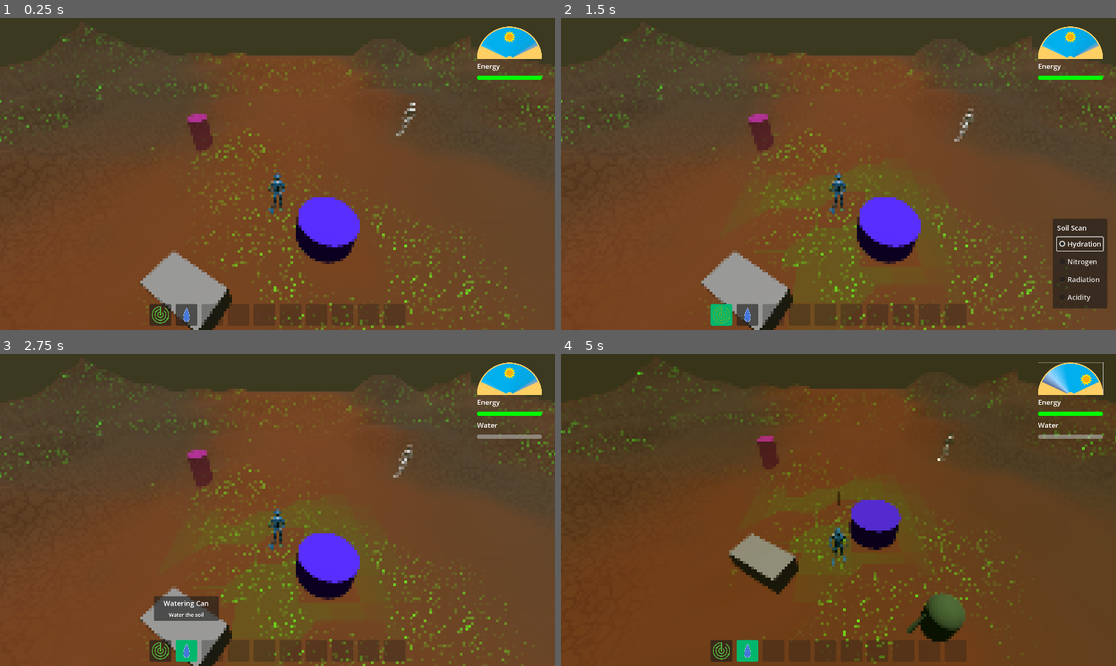
Above: before the commit, frames 1-4 (two rows, left to right).
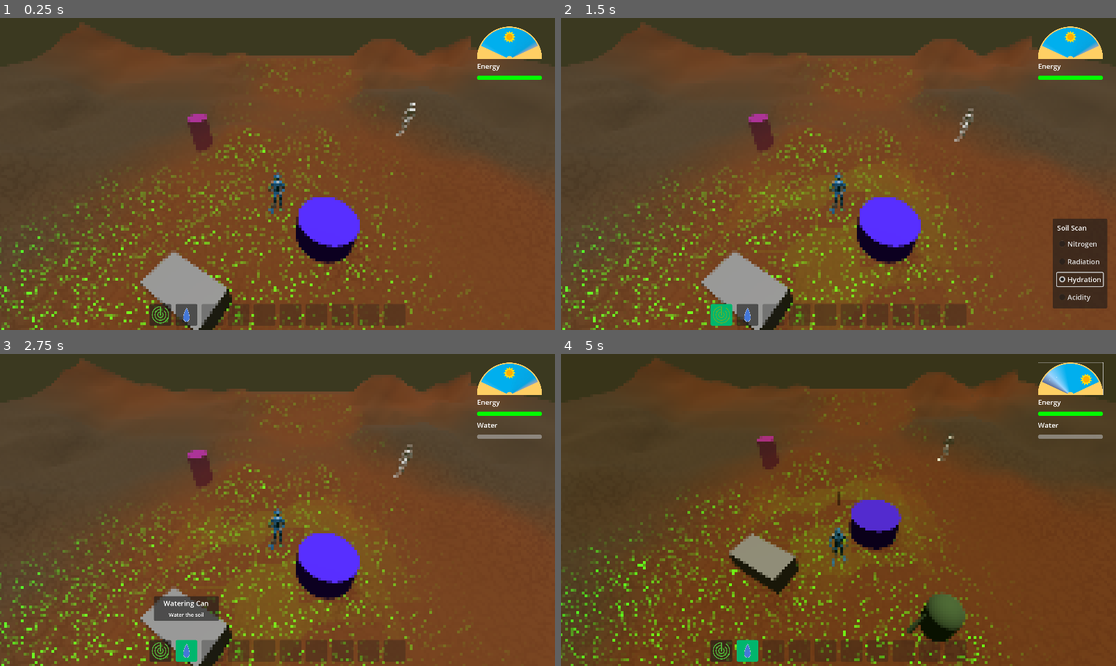
Above: after the commit, the same moments.

Repository: CapsCollective/sunflower
Game: Godot game, scene res://assets/common/scenes/game_world.tscn
The game is run twice, just before and just after one commit, with the same random seed, the same clock (stepped at 60 frames per second) and the same inputs.
Inputs (mouse positions are in pixels of both pictures, inside the frame that each line leads up to):
- Up to frame 1 (0.25 s): no input
- Up to frame 2 (1.5 s): click (721, 314) at 0.5 s; click "Hydration" at 1.25 s
- Up to frame 3 (2.75 s): click (188, 650) at 2.02 s
- Up to frame 4 (5 s): click (1071, 378) at 2.75 s; tap Enter at 3.5 s; move the mouse to (960, 494) at 3.52 s; press the mouse at (960, 494) at 3.53 s; hold D (move_right) 3.53-4.28 s; tap Space at 4.25 s; move the mouse to (727, 525) at 4.27 s; release the mouse at (727, 525) at 4.28 s; hold S (move_back) from 4.28 s (still down); tap Mouse wheel down (mouse_wheel_down) at 4.35 s

The runs differ from the first frame. In frame 1, 6.2% of the frame differs, in the area x 0-100%, y 3-100%; in frame 2, 6.5%; in frame 3, 6.2%; in frame 4, 6.7%, in the area x 0-100%, y 2-100%.

Commit message:
Shuffled order for grid attributes to use mnemonic values

Diff:
--- a/assets/common/scripts/game_manager.gd
+++ b/assets/common/scripts/game_manager.gd
@@ -18,9 +18,9 @@
 const crop_scn = preload("res://assets/crops/scenes/crop.tscn")
 
 const soil_attr_labels = {
-	SoilAttr.HYDRATION: "Hydration",
 	SoilAttr.NITROGEN: "Nitrogen",
 	SoilAttr.RADIATION: "Radiation",
+	SoilAttr.HYDRATION: "Hydration",
 	SoilAttr.ACIDITY: "Acidity"
 }
 
@@ -70,9 +70,9 @@
 
 #region Grid
 enum SoilAttr {
-	HYDRATION,
 	NITROGEN,
 	RADIATION,
+	HYDRATION,
 	ACIDITY
 }
 
@@ -111,11 +111,11 @@
 	var grid_attr_image: Image = Image.create(grid.width, grid.height, true, Image.FORMAT_RGBA8)
 	for x in range(lower_bounds.x, upper_bounds.x):
 		for y in range(lower_bounds.y, upper_bounds.y):
-			var color = Color(1,1,0)
+			var color = Color(1,1,0, 1)
 			var point = Vector2i(x,y)
 			if not grid.disabled_cells.has(point):
 				var val = soil_attrs[point]
-				color = Color(val[SoilAttr.HYDRATION], val[SoilAttr.NITROGEN], val[SoilAttr.RADIATION])
+				color = Color(val[SoilAttr.NITROGEN], val[SoilAttr.RADIATION], val[SoilAttr.HYDRATION], val[SoilAttr.ACIDITY])
 			grid_attr_image.set_pixel(x - lower_bounds.x, y - lower_bounds.y, color)
 	var grid_image_texture = ImageTexture.create_from_image(grid_attr_image)
 	RenderingServer.global_shader_parameter_set("grid_attributes", grid_image_texture)
@@ -127,9 +127,9 @@
 	for x in range(lower_bounds.x, upper_bounds.x):
 		for y in range(lower_bounds.y, upper_bounds.y):
 			map[Vector2i(x,y)] = {
-				SoilAttr.HYDRATION: 0.6,
 				SoilAttr.NITROGEN: 0.8,
 				SoilAttr.RADIATION: 0.3,
+				SoilAttr.HYDRATION: 0.6,
 				SoilAttr.ACIDITY: 0.5,
 			}
 	return map
--- a/assets/debug/game/scripts/debug_section_game.gd
+++ b/assets/debug/game/scripts/debug_section_game.gd
@@ -24,7 +24,7 @@
 	for attr in GameManager.soil_attr_labels:
 		grid_attribute_options.add_item(GameManager.soil_attr_labels[attr], attr)
 	grid_attribute_options.select(0)
-	selected_attribute = GameManager.SoilAttr.HYDRATION
+	selected_attribute = GameManager.SoilAttr.NITROGEN
 	load_button.button_up.connect(on_load_button_up)
 	update_button.button_up.connect(on_update_button_up)
 	save_zone_button.button_up.connect(on_save_zone_button_up)
--- a/assets/environment/shaders/terrain.gdshader
+++ b/assets/environment/shaders/terrain.gdshader
@@ -14,10 +14,10 @@
 	vec3 cracked = texture(cracked_texture, UV * 20.0).xyz;
 	vec3 speck = texture(radiation_texture, UV).xyz;
 	vec4 attributes = texture(grid_attributes, UV);
-	vec3 nitrogen = mix(soil_light_color, soil_dark_color, attributes.y);
-	ALBEDO = mix(nitrogen - (cracked * 0.05), nitrogen, attributes.r);
+	vec3 nitrogen = mix(soil_light_color, soil_dark_color, attributes.r);
+	ALBEDO = mix(nitrogen - (cracked * 0.05), nitrogen, attributes.b);
 
-	vec3 radiation = mix(vec3(0, 0, 0), mix(vec3(0, 0, 0), radiation_color, attributes.z - 0.5), speck);
+	vec3 radiation = mix(vec3(0, 0, 0), mix(vec3(0, 0, 0), radiation_color, attributes.g - 0.5), speck);
 	if (radiation.g > 0.0) {
 		EMISSION = vec3(0, smoothstep(0.01, 0.2, radiation.g), 0);
 	}
--- a/assets/menus/scripts/scanner_controls.gd
+++ b/assets/menus/scripts/scanner_controls.gd
@@ -19,9 +19,9 @@
 
 func _input(event):
 	var order = [
-		GameManager.SoilAttr.HYDRATION,
 		GameManager.SoilAttr.NITROGEN,
 		GameManager.SoilAttr.RADIATION,
+		GameManager.SoilAttr.HYDRATION,
 		GameManager.SoilAttr.ACIDITY
 	]
 	var index = order.find(GameManager.scanner_attr)
